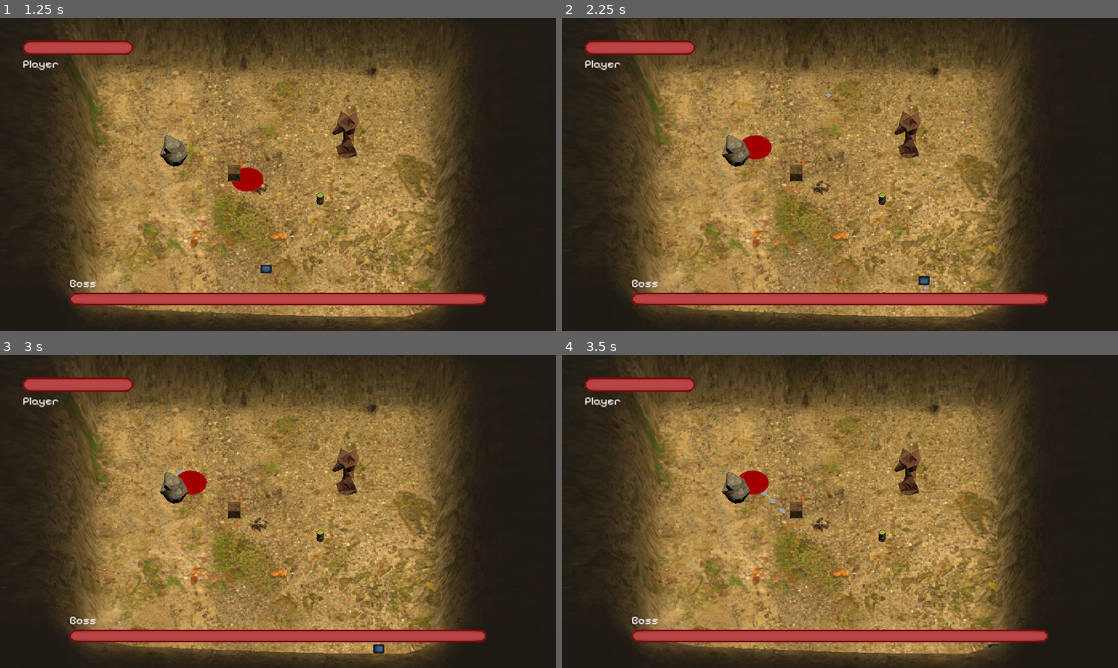
Above: before the commit, frames 1-4 (two rows, left to right).
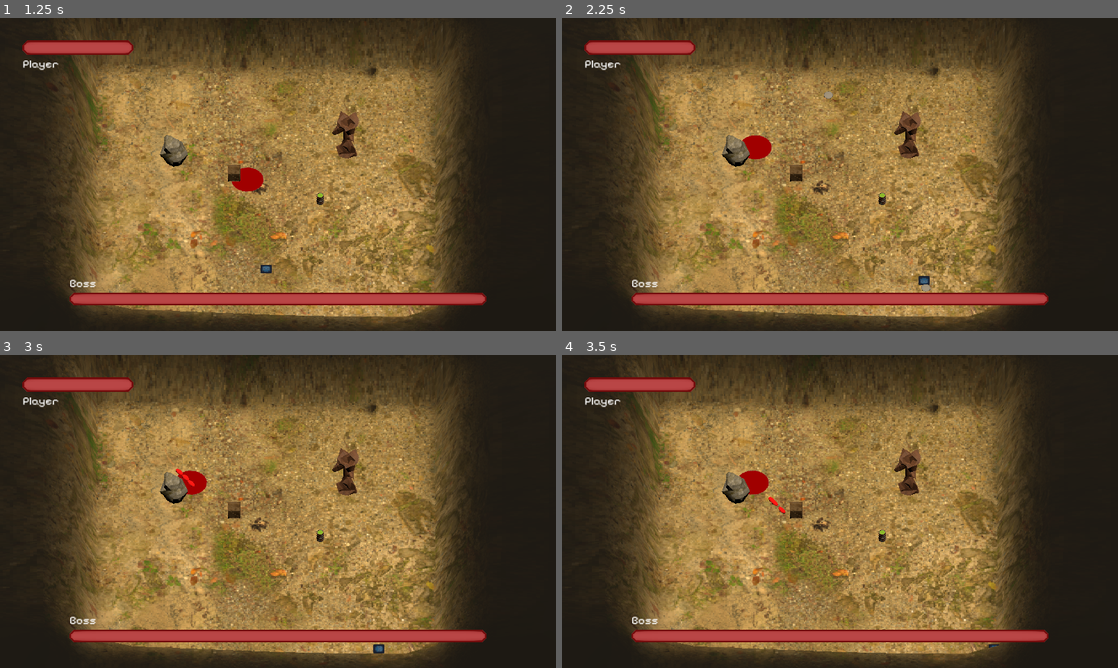
Above: after the commit, the same moments.

Repository: sticks-stuff/ggj
Game: Godot game, scene res://scenes/player_draw_pane.tscn
Same seed, same stepped clock (60 frames per second), same inputs: the game is played once before the commit and once after it.
Inputs:
- Up to frame 1 (1.25 s): click "Start" at 0.5 s
- Up to frame 2 (2.25 s): hold D (right) 1.28-2.03 s; hold Space (fire) 1.28-2.03 s; hold S (down) from 2.03 s (still down); tap Space (fire) at 2.1 s
- Up to frame 3 (3 s): release S (down) at 2.78 s; hold D (right) from 2.78 s (still down); hold Space (fire) from 2.78 s (still down)
- Up to frame 4 (3.5 s): keep holding D (right); keep holding Space (fire)

Frame 1 is identical in both runs. In frame 2, less than 0.1% of the frame differs, in the area x 47-67%, y 23-88%; in frame 3, less than 0.1%; in frame 4, less than 0.1%, in the area x 35-41%, y 43-51%.

Commit message:
add 3d model for bullets

Diff:
--- a/scenes/boss/attack_1.tscn
+++ b/scenes/boss/attack_1.tscn
@@ -16,4 +16,4 @@
 [node name="Bullet5" parent="." instance=ExtResource("1_ceulw")]
 transform = Transform3D(0.25, 0, 0, 0, 0.25, 0, 0, 0, 0.25, 0.0442152, 0, -2.17283)
 speed = 7
-max_speed = 10
+max_speed = 15
--- a/scenes/boss/boss.tscn
+++ b/scenes/boss/boss.tscn
@@ -19,6 +19,7 @@
 [node name="Area3D" type="Area3D" parent="." groups=["boss"]]
 
 [node name="CollisionShape3D" type="CollisionShape3D" parent="Area3D"]
+transform = Transform3D(0.639717, 0, 0, 0, 0.639717, 0, 0, 0, 0.639717, 0, 0, 0)
 shape = SubResource("BoxShape3D_i035s")
 
 [connection signal="area_entered" from="Area3D" to="." method="_on_area_3d_area_entered"]
--- a/scenes/boss/enemy_bullet.tscn
+++ b/scenes/boss/enemy_bullet.tscn
@@ -1,20 +1,18 @@
 [gd_scene load_steps=4 format=3 uid="uid://dxd03hqr71cf0"]
 
 [ext_resource type="Script" path="res://scripts/enemy_bullet.gd" id="1_fafdn"]
-[ext_resource type="Texture2D" uid="uid://mgakf4cclyfx" path="res://sprites/ui_Circle.png" id="2_hq6dc"]
 
 [sub_resource type="SphereShape3D" id="SphereShape3D_5iyf8"]
+
+[sub_resource type="StandardMaterial3D" id="StandardMaterial3D_tbyjq"]
+albedo_color = Color(1, 0, 0, 1)
 
 [node name="Bullet" type="CharacterBody3D"]
 transform = Transform3D(0.25, 0, 0, 0, 0.25, 0, 0, 0, 0.25, 0, 0, 0)
 script = ExtResource("1_fafdn")
 
-[node name="Sprite3D" type="Sprite3D" parent="."]
-transform = Transform3D(1, 0, 0, 0, -6.55671e-08, -1, 0, 1.5, -4.37114e-08, 0, 0, 1)
-texture = ExtResource("2_hq6dc")
-
 [node name="VisibleOnScreenNotifier3D" type="VisibleOnScreenNotifier3D" parent="."]
-transform = Transform3D(1.61233, 0, 0, 0, 1, 0, 0, 0, 1.74602, 0, 0, 0)
+transform = Transform3D(1.61233, 0, 0, 0, 1, 0, 0, 0, 1.74602, 0, 0, 0.69828)
 
 [node name="Area3D" type="Area3D" parent="." groups=["enemy_bullet"]]
 
@@ -22,6 +20,10 @@
 transform = Transform3D(1.99585, 0.128821, 0, -0.128821, 1.99585, 0, 0, 0, 2, 0, 0, 0)
 shape = SubResource("SphereShape3D_5iyf8")
 
+[node name="CSGSphere3D" type="CSGSphere3D" parent="."]
+transform = Transform3D(2.13862, 0, 0, 0, 1.89589, 0, 0, 0, 4.49633, 0, 0, 0.623169)
+material = SubResource("StandardMaterial3D_tbyjq")
+
 [connection signal="screen_exited" from="VisibleOnScreenNotifier3D" to="." method="_on_visible_on_screen_notifier_3d_screen_exited"]
 [connection signal="area_entered" from="Area3D" to="." method="_on_area_3d_area_entered"]
 [connection signal="body_entered" from="Area3D" to="." method="_on_area_3d_body_entered"]
--- a/scenes/player/bullet.tscn
+++ b/scenes/bullet.tscn
@@ -1,17 +1,17 @@
-[gd_scene load_steps=4 format=3 uid="uid://t5cyx8o6p6q0"]
+[gd_scene load_steps=4 format=3 uid="uid://b3hbxfbqtv3pb"]
 
-[ext_resource type="Texture2D" uid="uid://mgakf4cclyfx" path="res://sprites/ui_Circle.png" id="1_6euyk"]
-[ext_resource type="Script" path="res://scripts/player/player_bullet.gd" id="1_hgmpr"]
+[ext_resource type="Script" path="res://scripts/player/player_bullet.gd" id="1_5k4sv"]
+[ext_resource type="Texture2D" uid="uid://mgakf4cclyfx" path="res://sprites/ui_Circle.png" id="2_cug6t"]
 
 [sub_resource type="SphereShape3D" id="SphereShape3D_5iyf8"]
 
 [node name="Bullet" type="CharacterBody3D"]
 transform = Transform3D(0.25, 0, 0, 0, 0.25, 0, 0, 0, 0.25, 0, 0, 0)
-script = ExtResource("1_hgmpr")
+script = ExtResource("1_5k4sv")
 
 [node name="Sprite3D" type="Sprite3D" parent="."]
 transform = Transform3D(-1, -1.50996e-07, 6.60024e-15, 0, -4.37114e-08, -1, 1.50996e-07, -1, 4.37114e-08, 0, 0, 0)
-texture = ExtResource("1_6euyk")
+texture = ExtResource("2_cug6t")
 
 [node name="VisibleOnScreenNotifier3D" type="VisibleOnScreenNotifier3D" parent="."]
 transform = Transform3D(1.61233, 0, 0, 0, 1, 0, 0, 0, 1.74602, 0, 0, 0)
--- a/scenes/player/player_bullet.tscn
+++ b/scenes/player/player_bullet.tscn
@@ -22,6 +22,9 @@
 transform = Transform3D(1.99585, 0.128821, 0, -0.128821, 1.99585, 0, 0, 0, 2, 0, 0, 0)
 shape = SubResource("SphereShape3D_5iyf8")
 
+[node name="CSGSphere3D" type="CSGSphere3D" parent="."]
+transform = Transform3D(4.16416, 0, 0, 0, 1, 0, 0, 0, 4.49641, 0, 0, 0)
+
 [connection signal="screen_exited" from="VisibleOnScreenNotifier3D" to="." method="_on_visible_on_screen_notifier_3d_screen_exited"]
 [connection signal="area_entered" from="Area3D" to="." method="_on_area_3d_area_entered"]
 [connection signal="body_entered" from="Area3D" to="." method="_on_area_3d_body_entered"]
